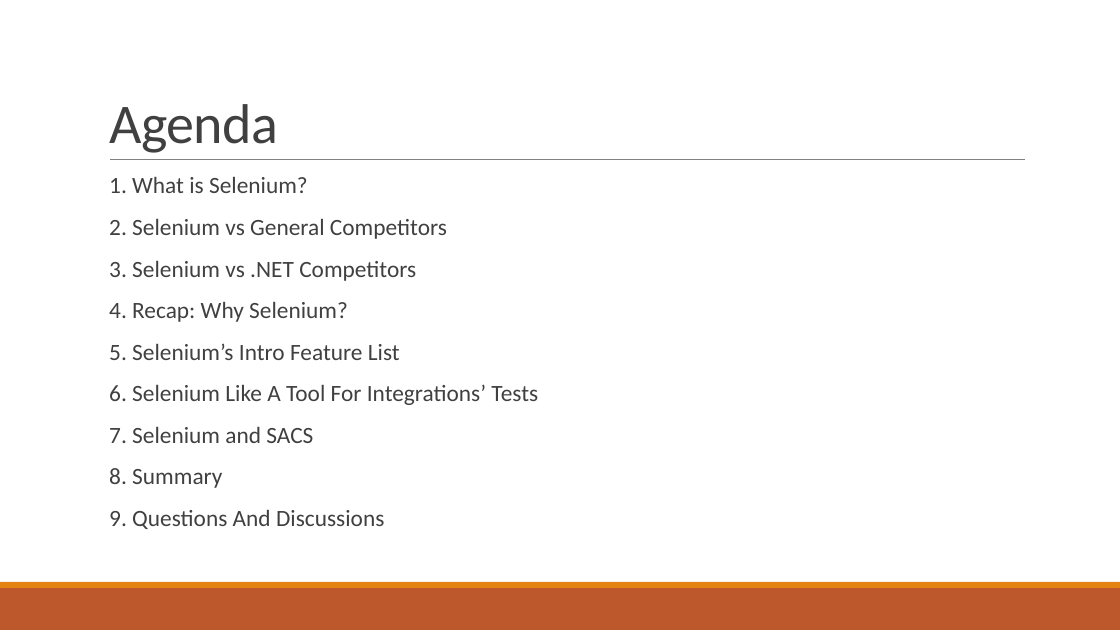
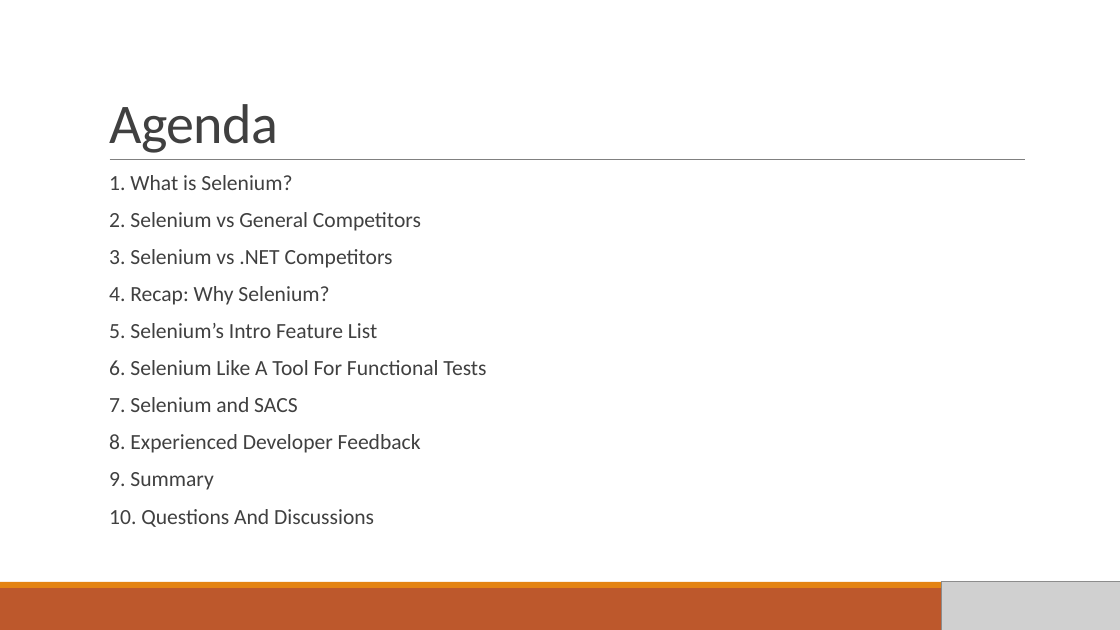
Before and after one commit to SlavaFesenko/SeleniumTest, a slide deck: slide 2 of SeleniumOverview.pptx. Drawn at 1120x630 pixels with LibreOffice and Linux fonts; fonts in the diff are those of the drawing; grey boxes stand for pictures. Boxes give left, top, right and bottom in pixels: in the first picture for what was removed or moved away, otherwise in the second. Text is boxed around its words. In the diff, an @@ line names an element or a change of style, - is before the commit and + after.

```diff
--- a/SeleniumOverview.pptx
+++ b/SeleniumOverview.pptx
@@ text at [109, 175, 421, 412]: size 20 to 18.5 pt in "1. What is Selenium?", "2. Selenium vs General Competitors", "3. Selenium vs .NET Competitors", "4. Recap: Why Selenium?" and 2 more places; line spacing 0.9 to 0.8 @@
@@ text at [109, 360, 486, 375]: text changed; size 20 to 18.5 pt @@
-  6. Selenium Like A Tool For Integrations’ Tests
+  6. Selenium Like A Tool For Functional Tests
@@ text at [109, 434, 421, 527]: text changed; size 20 to 18.5 pt @@
-  8. Summary
-  9. Questions And Discussions
+  8. Experienced Developer Feedback
+  9. Summary
+  10. Questions And Discussions
@@ picture added at [942, 581, 1120, 630] @@
```
Also in this commit, not shown: 1 other slide changed, 10 slides added, 1 other file.
